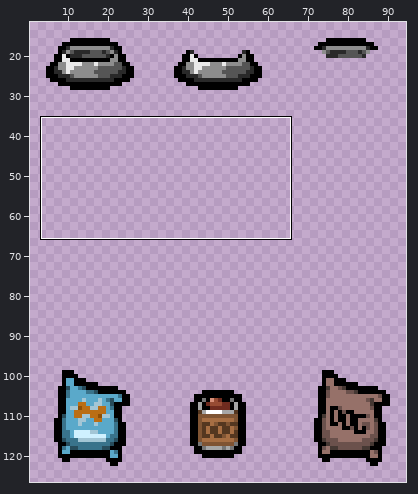
Sprite sheet, stored at resources/gfx/items/slots/feeding_bowl.png. The first picture is a wide view before the edit; the outline marks the close-up.
Close-up. The starting point:
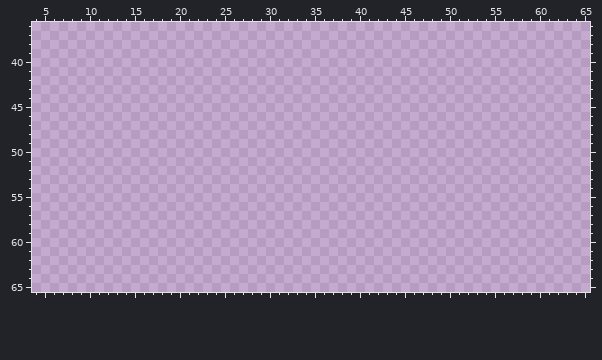
The file is 96x96 pixels. Shown: x 4..65, y 36..65. The old version is drawn lined up with the new one. The wide view leaves out empty margins.
The same view after the edit:
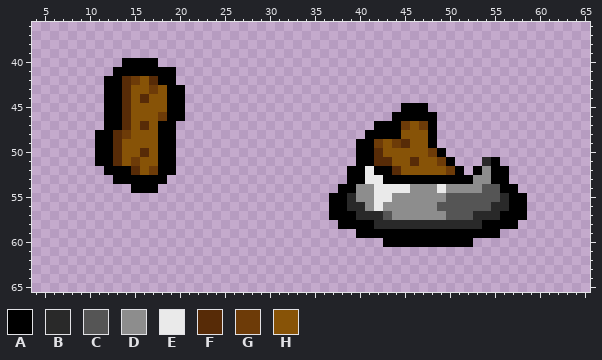
Palette (. is transparent): A #000000  B #292929  C #555555  D #8d8d8d  E #eaeaea  F #572b07  G #6d3b08  H #875307
From the commit log: Better Puppoints logic, snack anim
What changed:
canvas 96x96 -> 96x128; drawings rearranged on the sheet (the old picture shows each at its new place; 1 dropped ones are not shown)
There is now colour A in row 40 at x 14 to 17; in row 41 at x 13 to 19; in row 42 at x 12 to 13 and 18 to 19; in rows 43 to 44 at x 12 to 13 and 19 to 20; in row 45 at x 12 to 13, 19 to 20 and 45 to 47; in row 46 at x 12 to 13, 19 to 20 and 44 to 48.
There is now colour A in row 47 at x 12 to 13, 18 to 19, 42 to 44 and 48; in row 48 at x 11 to 12, 18 to 19, 41 to 44 and 48; in row 49 at x 11 to 12, 18 to 19, 40 to 41 and 48; in row 50 at x 11 to 12, 18 to 19, 40 to 41 and 49; in row 51 at x 11 to 12, 18 to 19, 40 to 41, 50 and 55; in row 52 at x 12 to 14, 18 to 19, 39 to 40, 42 to 43, 51, 53 and 55 to 56.
There is now colour A in row 53 at x 13 to 18, 39 to 40, 43 to 52 and 55 to 56; in row 54 at x 15 to 17, 38 to 39 and 56 to 57; in rows 55 to 56 at x 37 to 38 and 57 to 58; in row 57 at x 37 to 39 and 56 to 58; in row 58 at x 38 to 41 and 54 to 57; in row 59 at x 40 to 55.
There is now colour A in row 60 at x 43 to 52.
There is now colour B in row 51 at x 54; in row 55 at x 39 and 56; in row 56 at x 39 to 40 and 55 to 56; in row 57 at x 40 to 42 and 53 to 55; in row 58 at x 42 to 53.
There is now colour C in row 54 at x 54 to 55; in row 55 at x 50 to 55; in row 56 at x 49 to 54; in row 57 at x 43 and 50 to 52.
There is now colour D in row 52 at x 54; in row 53 at x 53 to 54; in row 54 at x 40 to 41, 46 to 48 and 50 to 53; in row 55 at x 40 to 41 and 44 to 49; in row 56 at x 41 and 43 to 48; in row 57 at x 44 to 49.
There is now colour E in row 52 at x 41; in row 53 at x 41 to 42; in row 54 at x 42 to 45 and 49; in row 55 at x 42 to 43; in row 56 at x 42.
There is now colour F in row 42 at x 14 and 17; in row 43 at x 14; in row 44 at x 14 and 16; in rows 45 to 46 at x 14; in row 47 at x 14 and 16; in row 48 at x 13.
There is now colour F in row 49 at x 13 and 45; in row 50 at x 13, 16 and 42; in row 51 at x 13, 42 to 43 and 46; in row 52 at x 15 and 44.
There is now colour G in row 42 at x 15; in row 43 at x 17; in row 46 at x 18; in row 47 at x 45 and 47; in row 48 at x 14; in row 49 at x 42 and 44.
There is now colour G in row 50 at x 48; in row 51 at x 15 and 49; in row 52 at x 17 and 50.
There is now colour H in row 42 at x 16; in row 43 at x 15 to 16 and 18; in row 44 at x 15 and 17 to 18; in row 45 at x 15 to 18; in row 46 at x 15 to 17; in row 47 at x 15, 17 and 46.
There is now colour H in row 48 at x 15 to 17 and 45 to 47; in row 49 at x 14 to 17, 43 and 46 to 47; in row 50 at x 14 to 15, 17 and 43 to 47; in row 51 at x 14, 16 to 17, 44 to 45 and 47 to 48; in row 52 at x 16 and 45 to 49.
